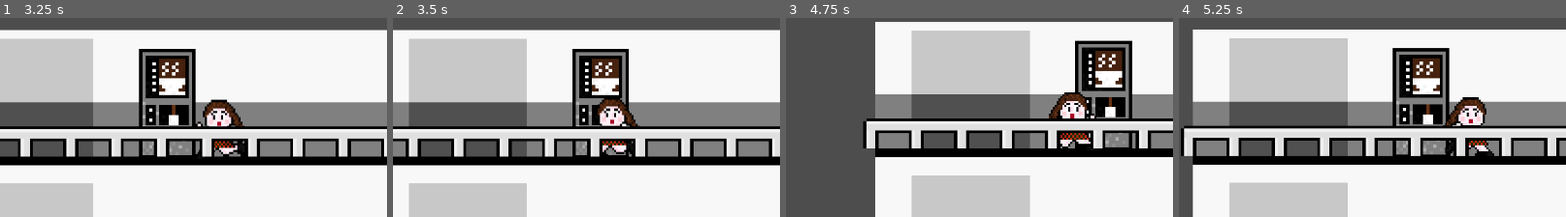
Above: before the commit, frames 1-4 (left to right).
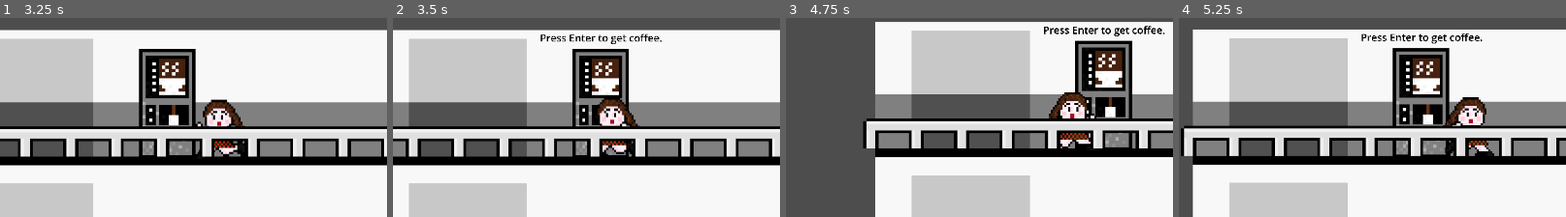
Above: after the commit, the same moments.

Repository: ema-12-martins/right_under_your_moustache
Game: Godot game, scene res://scenes/game.tscn
Two runs of this game, one before a commit and one after it. Both use one fixed random seed, a clock stepped at 60 frames per second and the inputs below.
Inputs:
- Up to frame 1 (3.25 s): hold W (Interact) 0.53-1.28 s; hold D (right) 0.53-2.03 s; tap W (Interact) at 1.35, 2.85 s; hold W (Interact) 2.03-2.78 s; hold A (left) from 2.03 s (still down)
- Up to frame 2 (3.5 s): keep holding A (left)
- Up to frame 3 (4.75 s): tap Enter at 3.5 s; hold W (Interact) 3.53-4.28 s; tap S at 4.25 s; release A (left) at 4.28 s; hold D (right) from 4.28 s (still down); tap W (Interact) at 4.35 s
- Up to frame 4 (5.25 s): keep holding D (right); tap Enter at 5 s; hold W (Interact) from 5.03 s (still down)
The pictures show only the part of the screen within x 17-66%, y 26-76%; the shares and areas given below are measured in that part.

Frame 1 is identical in both runs. In frame 2, 0.6% of the frame differs, in the area x 38-70%, y 7-14%; in frame 3, 0.6%, in the area x 66-98%, y 3-10%; in frame 4, 0.6%.

Commit message:
+ do mesmo

Diff:
--- a/right_under_your_moustache/scenes/coffee_machine.tscn
+++ b/right_under_your_moustache/scenes/coffee_machine.tscn
@@ -18,4 +18,17 @@
 position = Vector2(5.5, 0)
 shape = SubResource("RectangleShape2D_vqwbw")
 
+[node name="Label" type="Label" parent="."]
+visible = false
+offset_left = -833.0
+offset_top = -1006.0
+offset_right = 849.0
+offset_bottom = -814.0
+theme_override_colors/font_color = Color(0, 0, 0, 1)
+theme_override_font_sizes/font_size = 140
+text = "Press Enter to get coffee."
+horizontal_alignment = 1
+vertical_alignment = 1
+
 [connection signal="body_entered" from="Area2D" to="Area2D" method="_on_body_entered"]
+[connection signal="body_exited" from="Area2D" to="Area2D" method="_on_body_exited"]
--- a/right_under_your_moustache/scripts/coffee_area.gd
+++ b/right_under_your_moustache/scripts/coffee_area.gd
@@ -1,4 +1,10 @@
 extends Area2D
 
+@onready var label: Label = $"../Label"
+
 func _on_body_entered(body: Node2D) -> void:
+	label.visible = true
 	print("ola")
+
+func _on_body_exited(body: Node2D) -> void:
+	label.visible = false
